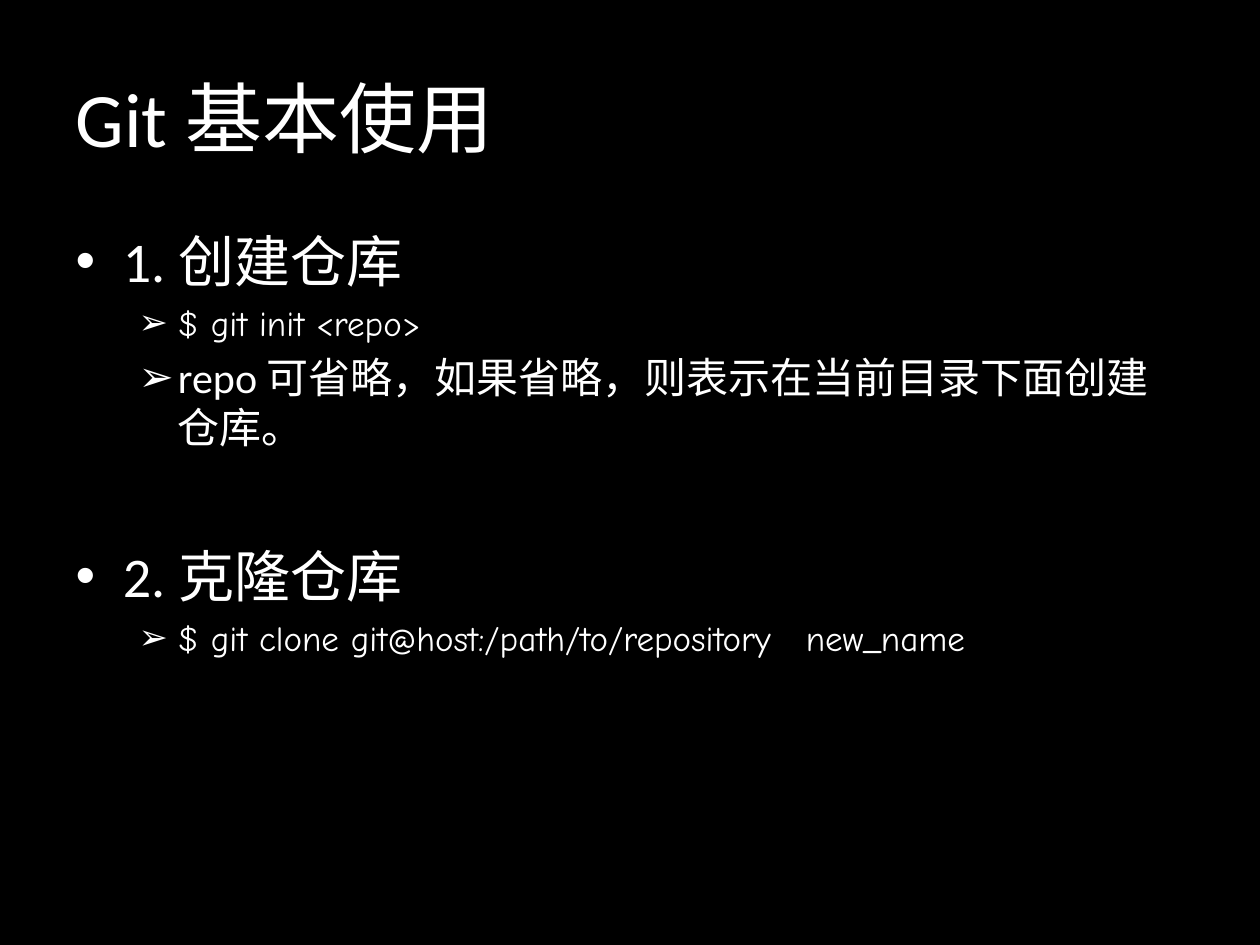
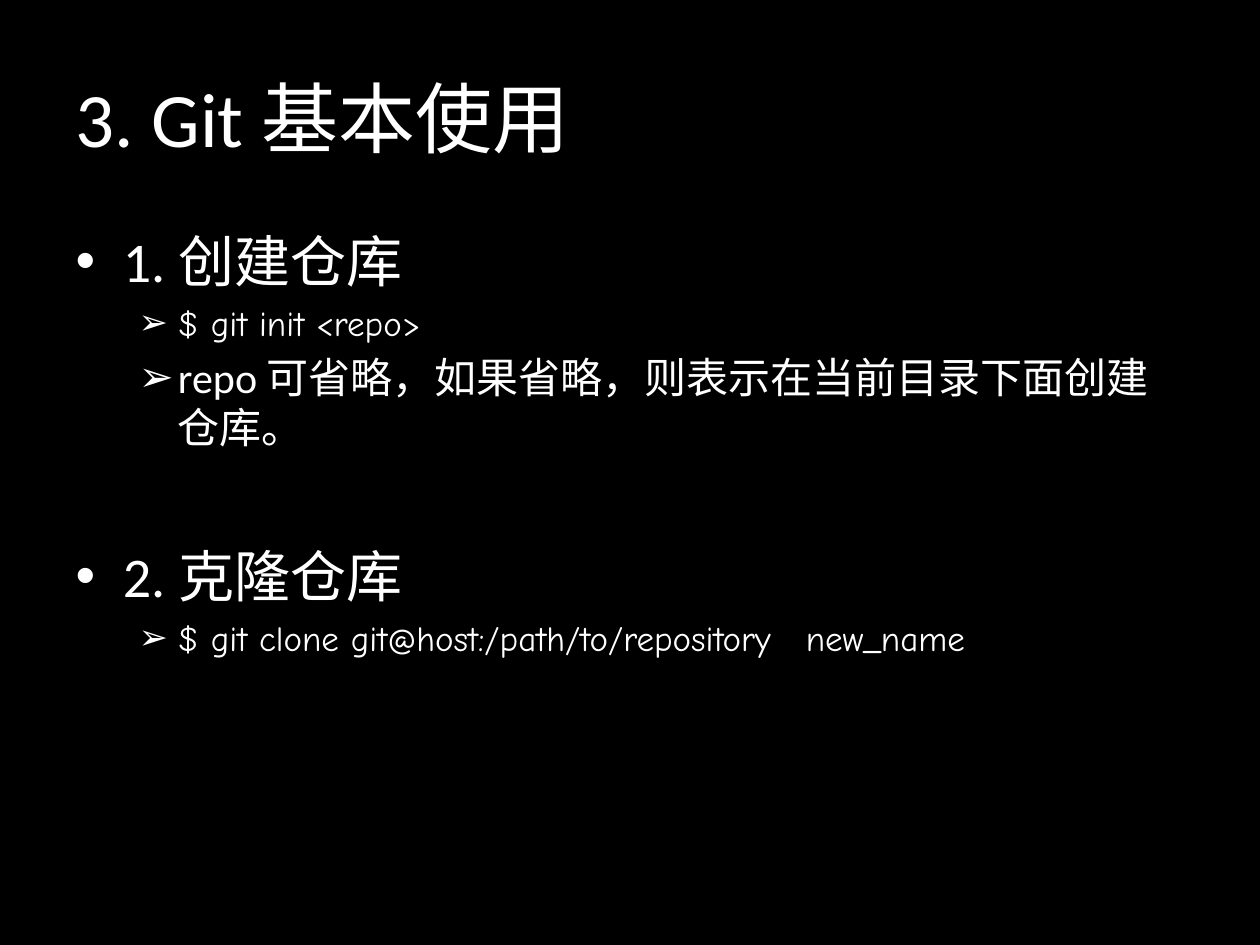
Before and after one commit to sontekliu/git-book, a slide deck: slide 13 of Git.pptx. Drawn at 1260x945 pixels with LibreOffice and Linux fonts; fonts in the diff are those of the drawing. Boxes give left, top, right and bottom in pixels: in the first picture for what was removed or moved away, otherwise in the second. Text is boxed around its words. In the diff, an @@ line names an element or a change of style, - is before the commit and + after.

```diff
--- a/Git.pptx
+++ b/Git.pptx
@@ title at <box>76,82,569,154</box>: text changed @@
-Git 基本使用
+3. Git 基本使用
```
Also in this commit, not shown: 18 other slides changed.
